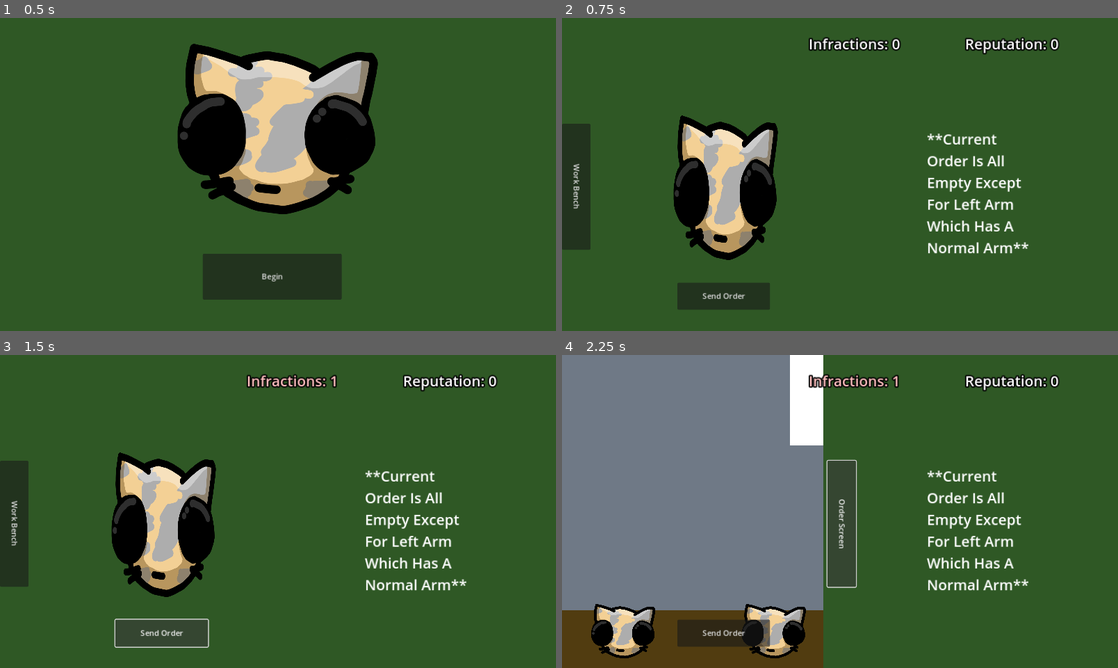
Above: before the commit, frames 1-4 (two rows, left to right).
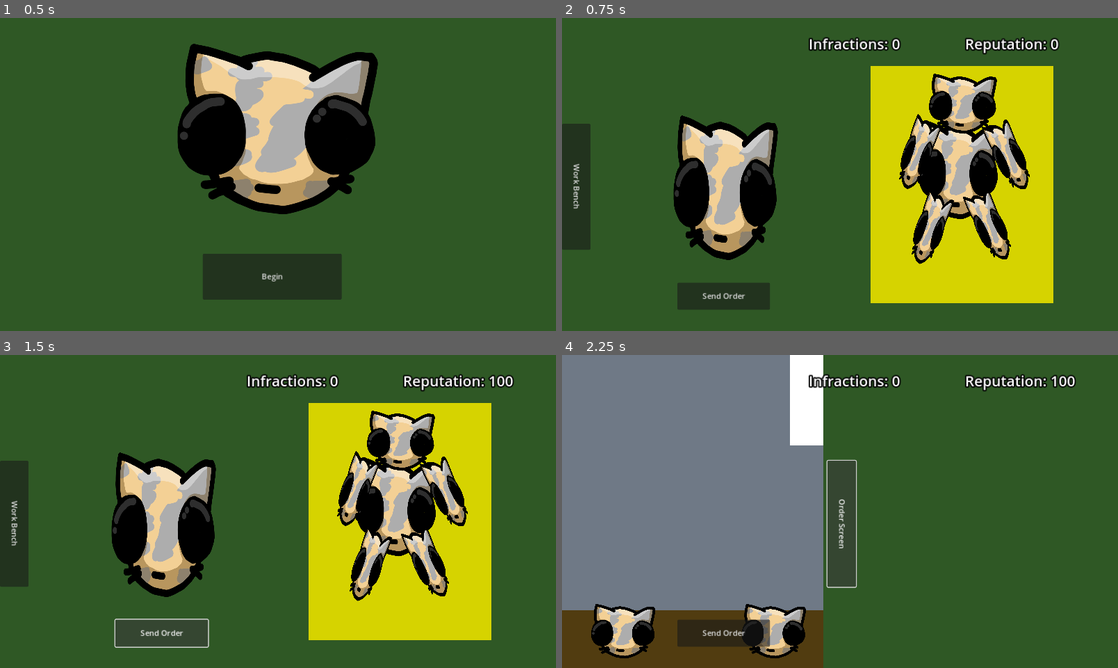
Above: after the commit, the same moments.

Repository: FakeAppleSauce/Minigame-Jam-Game
Game: Godot game, scene res://Scenes/home_page.tscn
Two runs of this game, one before a commit and one after it. Both use one fixed random seed, a clock stepped at 60 frames per second and the inputs below.
Inputs:
- Up to frame 1 (0.5 s): no input
- Up to frame 2 (0.75 s): click "Begin" at 0.5 s
- Up to frame 3 (1.5 s): click "Send Order" at 1.25 s
- Up to frame 4 (2.25 s): click "Work Bench" at 2 s

Frame 1 is identical in both runs. In frame 2, 25% of the frame differs, in the area x 55-89%, y 15-92%; in frame 3, 25%, in the area x 44-93%, y 6-92%; in frame 4, 2.0%.

Commit message:
random Order Generation kind of

Diff:
--- a/Code/control.gd
+++ b/Code/control.gd
@@ -54,28 +54,36 @@
 	notePosition.emit()
 
 var goods = 0
+
 func _on_send_order_pressed() -> void:
 	for i in 5:
 		if Global.currentBuildStatus[limbs[i - 1]]["effect"] == Global.currentOrder[limbs[i - 1]]:
-			print(limbs[i - 1] + " good")
 			goods += 1
 		else:
-			print(limbs[i - 1] + " bad")
+			for j in 5:
+				pass
+				#print(Global.currentBuildStatus[limbs[j - 1]]["effect"])
 
 	if goods == 5:
 		Global.repAmount += 100
 		change_counters("rep")
 		deleteAttachedLimbs.emit()
 		goods = 0
+		Global.createNewOrder()
 		for i in 5:
 			Global.currentBuildStatus[limbs[i-1]]["effect"] = "null"
 			Global.currentBuildStatus[limbs[i-1]]["ID"] = null
 			Global.currentBuildStatus[limbs[i-1]]["occupied"] = false
 
+
+
 	elif goods < 5:
 		Global.infractions += 1
 		change_counters("infractions")
 		goods = 0
+		if Global.infractions >= 5:
+			await get_tree().create_timer(0.1).timeout
+			get_tree().change_scene_to_file("res://Scenes/home_page.tscn")
 
 func change_counters(counter: String):
 	if counter == "rep":
@@ -86,4 +94,3 @@
 		infraction_counter.self_modulate.b = 1 - 1.00/4 * Global.infractions
 		infraction_counter.self_modulate.g = 1 - 1.00/4 * Global.infractions
 		infraction_counter.self_modulate.r = 1 - 1.00/4 * (Global.infractions - 3)
-		print(infraction_counter.self_modulate.b)
--- a/Code/global.gd
+++ b/Code/global.gd
@@ -35,11 +35,14 @@
 
 var currentOrder = {
 	"head": "null",
-	"leftArm": "none",
+	"leftArm": "null",
 	"rightArm": "null",
 	"leftFoot": "null",
 	"rightFoot": "null"
 }
+
+var limbs = ["leftArm", "rightArm", "leftFoot", "rightFoot", "head"]
+var unlockedEffects = ["null", "none"]
 
 # Called when the node enters the scene tree for the first time.
 func _ready() -> void:
@@ -49,3 +52,8 @@
 # Called every frame. 'delta' is the elapsed time since the previous frame.
 func _process(_delta: float) -> void:
 	pass
+
+func createNewOrder():
+	for i in 5:
+		currentOrder[limbs[i - 1]] = unlockedEffects[randi_range(0, 1)]
+		print(str(limbs[i - 1]) + ": " + str(currentOrder[limbs[i - 1]]))
--- a/Code/limb.gd
+++ b/Code/limb.gd
@@ -19,6 +19,7 @@
 
 var respawn = false
 var attached = false
+var tempVar = "nothin"
 
 #0 Work Bench
 #1 Order Screen
@@ -57,6 +58,19 @@
 	life_bar.position.x = sprite_2d.position.x - life_bar.size.x/2
 	life_bar.size.x = snapped(79/20 * life.time_left, 0.01)
 	life_bar.color.g = snapped((255/20 * life.time_left)*0.004, 0.01)
+
+	if Input.is_action_just_pressed("Delete") && hovering == true:
+		queue_free()
+		if attached == true:
+			tempVar = Global.currentBuildStatus.keys().filter(
+				func(key): return Global.currentBuildStatus[key]["ID"] == limbID
+			)
+
+			Global.currentBuildStatus[tempVar[0]]["ID"] = null
+			Global.currentBuildStatus[tempVar[0]]["effect"] = "null"
+			Global.currentBuildStatus[tempVar[0]]["Occupied"] = false
+
+
 
 func _physics_process(delta: float) -> void:
 	if hovering == true:
@@ -111,7 +125,6 @@
 	limb_copy.set_collision_mask_value(2, true)
 	limb_copy.set_collision_layer_value(2, true)
 	limb_copy.limb_location = 1
-	print(joint.node_a)
 	call_deferred("queue_free")
 
 func _on_mouse_entered() -> void:
--- a/Scenes/MainGame.tscn
+++ b/Scenes/MainGame.tscn
@@ -203,6 +203,49 @@
 
 [node name="CollisionShape2D2" type="CollisionShape2D" parent="OrderScreen/ZombieBuild/head/headConnector"]
 shape = SubResource("CircleShape2D_indhl")
+
+[node name="CurrentOrder" type="Node2D" parent="OrderScreen"]
+
+[node name="Background" type="ColorRect" parent="OrderScreen/CurrentOrder"]
+offset_left = 639.0
+offset_top = 100.0
+offset_right = 1018.0
+offset_bottom = 591.0
+color = Color(0.840262, 0.828184, 0, 1)
+
+[node name="OrderTorso" type="Sprite2D" parent="OrderScreen/CurrentOrder"]
+position = Vector2(821.757, 312.5)
+scale = Vector2(0.187, 0.272)
+texture = ExtResource("2_etg1v")
+
+[node name="OrderLeftArm" type="Sprite2D" parent="OrderScreen/CurrentOrder"]
+position = Vector2(737.757, 278.5)
+rotation = 0.31765
+scale = Vector2(0.0665, 0.206)
+texture = ExtResource("2_etg1v")
+
+[node name="OrderRightArm" type="Sprite2D" parent="OrderScreen/CurrentOrder"]
+position = Vector2(924.757, 283.5)
+rotation = -0.443314
+scale = Vector2(0.0665, 0.206)
+texture = ExtResource("2_etg1v")
+
+[node name="OrderLeftLeg" type="Sprite2D" parent="OrderScreen/CurrentOrder"]
+position = Vector2(885.757, 428.5)
+rotation = -0.443314
+scale = Vector2(0.0665, 0.206)
+texture = ExtResource("2_etg1v")
+
+[node name="OrderLeftLeg2" type="Sprite2D" parent="OrderScreen/CurrentOrder"]
+position = Vector2(763.757, 433.5)
+rotation = 0.31765
+scale = Vector2(0.0665, 0.206)
+texture = ExtResource("2_etg1v")
+
+[node name="OrderHead" type="Sprite2D" parent="OrderScreen/CurrentOrder"]
+position = Vector2(830.757, 176.5)
+scale = Vector2(0.15825, 0.165)
+texture = ExtResource("2_etg1v")
 
 [node name="WorkBench" type="Node2D" parent="."]
 position = Vector2(-1162, 0)
@@ -347,16 +390,6 @@
 theme_override_font_sizes/font_size = 30
 text = "Infractions: 0"
 
-[node name="TemporaryText" type="Label" parent="UI"]
-layout_mode = 0
-offset_left = 756.0
-offset_top = 229.0
-offset_right = 997.0
-offset_bottom = 496.0
-theme_override_font_sizes/font_size = 30
-text = "**Current Order Is All Empty Except For Left Arm Which Has A Normal Arm**"
-autowrap_mode = 2
-
 [node name="Limbs" type="Node2D" parent="."]
 
 [node name="Limb" parent="Limbs" instance=ExtResource("5_rqysd")]
--- a/project.godot
+++ b/project.godot
@@ -31,6 +31,11 @@
 "events": [Object(InputEventMouseButton,"resource_local_to_scene":false,"resource_name":"","device":-1,"window_id":0,"a …(257 unchanged characters)…
 ]
 }
+Delete={
+"deadzone": 0.5,
+"events": [Object(InputEventMouseButton,"resource_local_to_scene":false,"resource_name":"","device":-1,"window_id":0,"alt_pressed":false,"shift_pressed":false,"ctrl_pressed":false,"meta_pressed":false,"button_mask":2,"position":Vector2(446, 41),"global_position":Vector2(465, 132),"factor":1.0,"button_index":2,"canceled":false,"pressed":true,"double_click":false,"script":null)
+]
+}
 
 [rendering]
 
Not shown, changed: index.html
Not shown, changed: index.pck
